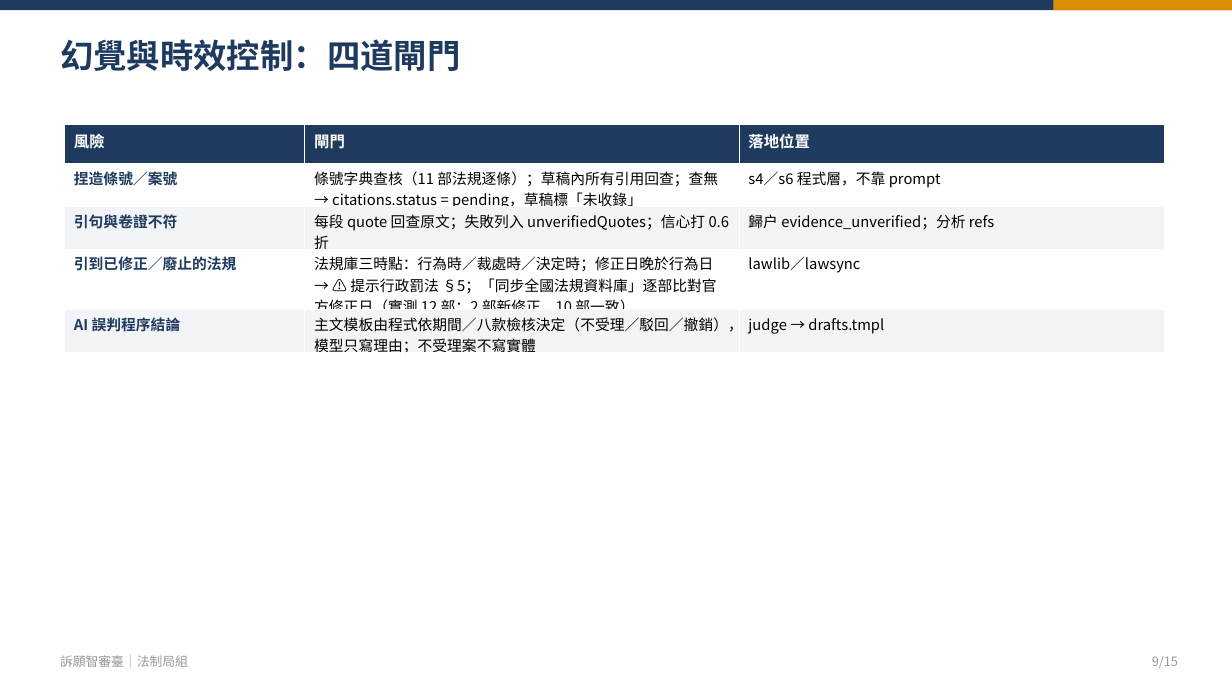
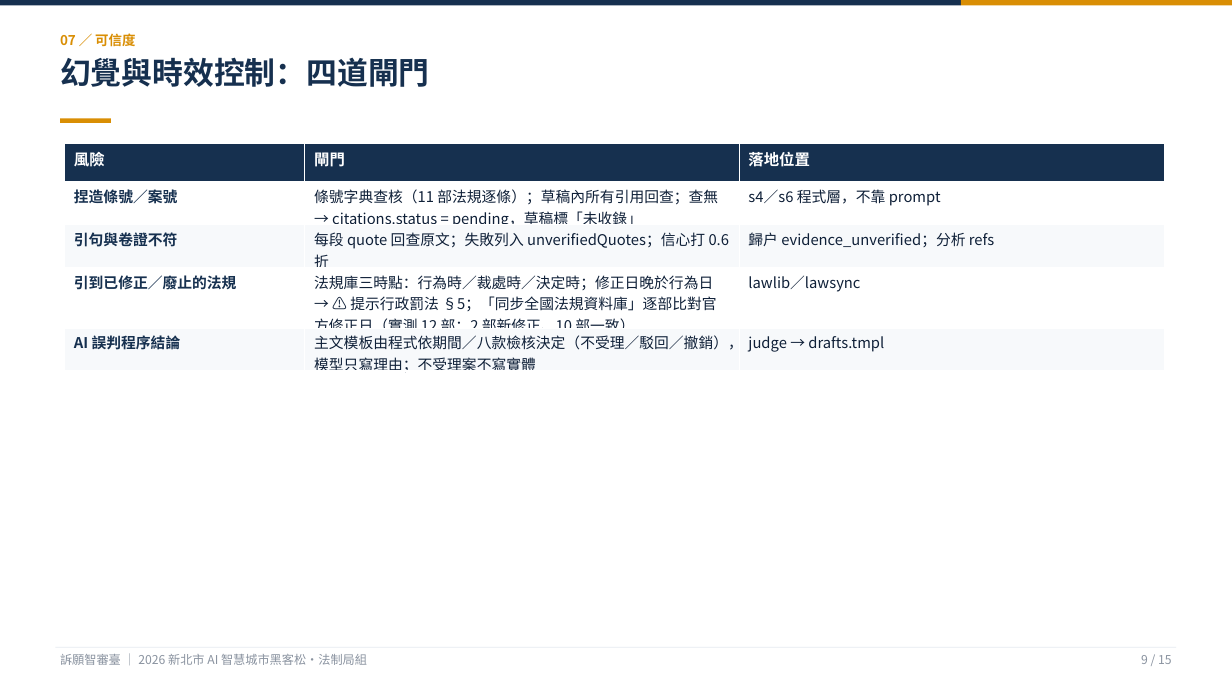
Before and after one commit to KevinMursh/hackathon_wisxxxx, a slide deck: slide 9 of docs/提案/提案簡報-訴願智審臺.pptx. Drawn at 1232x693 pixels with LibreOffice and Linux fonts; fonts in the diff are those of the drawing. Boxes give left, top, right and bottom in pixels: in the first picture for what was removed or moved away, otherwise in the second. Text is boxed around its words. In the diff, an @@ line names an element or a change of style, - is before the commit and + after.

```diff
--- a/docs/提案/提案簡報-訴願智審臺.pptx
+++ b/docs/提案/提案簡報-訴願智審臺.pptx
@@ rectangle: place and size @@
-rectangle at box(0, 0, 1232, 10)
+rectangle at box(0, 0, 961, 6)
@@ rectangle at box(0, 0, 961, 6): fill #1F3A5F to #16304F @@
@@ rectangle: place and size @@
-rectangle at box(1054, 0, 1232, 10)
+rectangle at box(961, 0, 1232, 6)
@@ text "幻覺與時效控制：四道閘門": place and size @@
-text "幻覺與時效控制：四道閘門" at box(60, 39, 461, 71)
+text "幻覺與時效控制：四道閘門" at box(60, 57, 430, 87)
@@ text "幻覺與時效控制：四道閘門" at box(60, 57, 430, 87): size 26 to 24 pt, text colour #1F3A5F to #16304F @@
@@ text added at box(60, 33, 135, 46), 10.5 pt, text #D98E04, bold @@
+07 ／ 可信度
@@ rectangle added at box(60, 118, 111, 123), fill #D98E04 @@
@@ table at box(65, 143, 1165, 374) @@
@@ fill #1F3A5F to #16304F in row 1 @@
@@ fill #F2F4F7 to #F7F9FB in 6 cells @@
@@ text colour #1F3A5F to #16304F in "捏造條號／案號", "引句與卷證不符", "引到已修正／廢止的法規", "AI 誤判程序結論" @@
@@ text colour #000000 to #0F2038 in "條號字典查核（11 部法規逐條）；草稿內所有引用回查；查無 → citations.status = pending，草 ...", "s4／s6 程式層，不靠 prompt", "每段 quote 回查原文；失敗列入 unverifiedQuotes；信心打 0.6 折", "歸戶 evidence_unverified；分析 refs" and 4 more places @@
@@ table: place and size @@
-table at box(65, 125, 1165, 356)
+table at box(65, 143, 1165, 374)
@@ rectangle added at box(55, 647, 1177, 648), fill #E6EAF0 @@
@@ text at box(60, 654, 367, 665): text changed; size 10 to 9.5 pt; text colour #999999 to #8A93A0 @@
-訴願智審臺｜法制局組
+訴願智審臺 ｜ 2026 新北市 AI 智慧城市黑客松・法制局組
@@ text at box(1141, 655, 1172, 664): text changed; size 10 to 9.5 pt; text colour #999999 to #8A93A0 @@
-9/15
+9 / 15
```
Also in this commit, not shown: 14 other slides changed, 17 other files.
